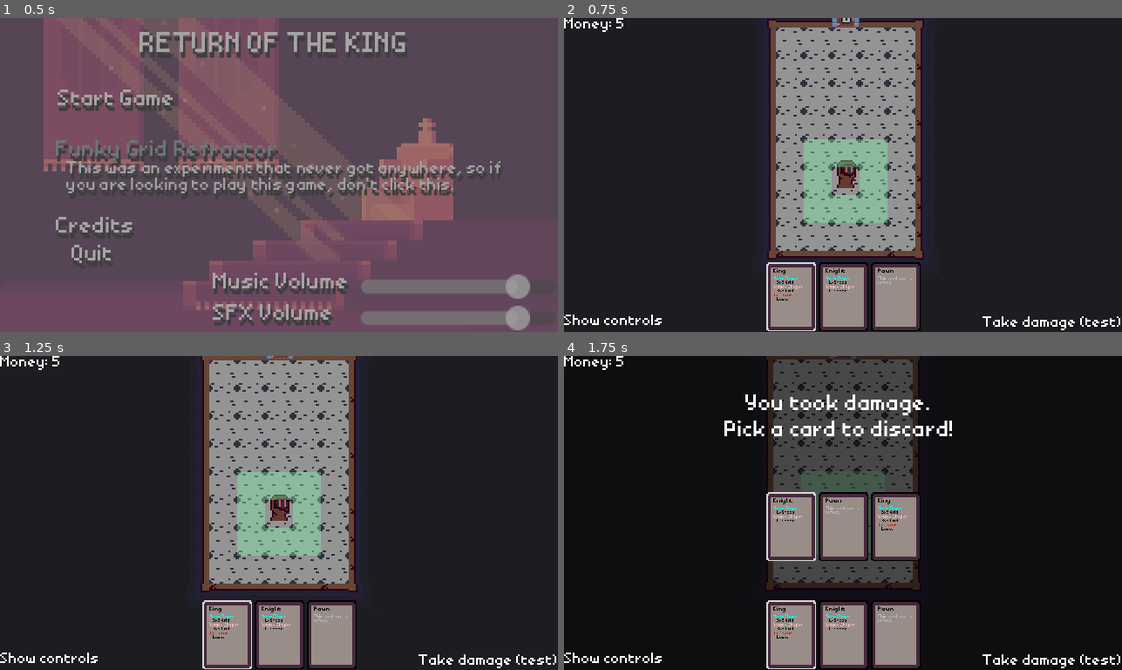
Above: before the commit, frames 1-4 (two rows, left to right).
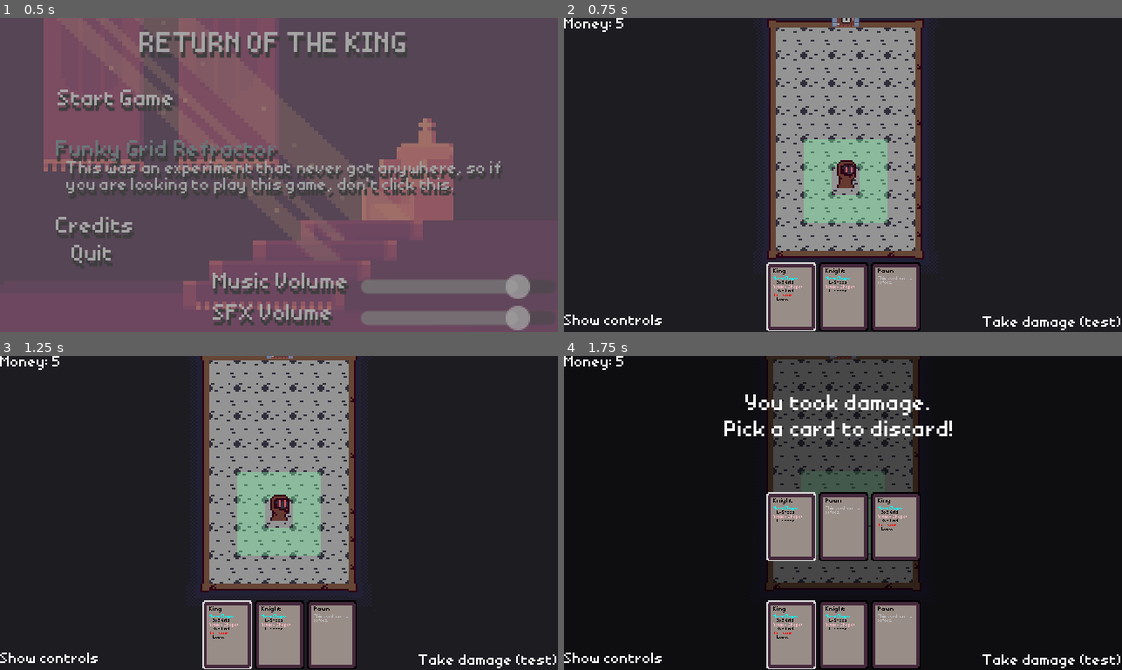
Above: after the commit, the same moments.

Repository: bonsaipropaganda/pass-the-game-jam-2024
Game: Godot game, scene res://ui/splash_screen/splash_screen.tscn
Two runs of this game, one before a commit and one after it. Both use one fixed random seed, a clock stepped at 60 frames per second and the inputs below. Video files are missing from this copy of the repository; at most half a second of black plays in their place. Sound files missing from this copy of the repository are replaced by a short silence.
Inputs:
- Up to frame 1 (0.5 s): no input
- Up to frame 2 (0.75 s): click "Start Game" at 0.5 s
- Up to frame 3 (1.25 s): no input
- Up to frame 4 (1.75 s): click "Take damage (test)" at 1.25 s

Frame 1 is identical in both runs. In frame 2, less than 0.1% of the frame differs, in the area x 48-53%, y 45-48%; in frame 3, less than 0.1%; in frame 4, nothing differs.

Commit message:
added spikes
I added spikes to the main room aka the money generator lol

It is dependent on the Game Manager's danger level.

Diff:
--- a/entities/Player/player.tscn
+++ b/entities/Player/player.tscn
@@ -152,6 +152,7 @@
 }
 
 [node name="Player" type="Node2D" groups=["player"]]
+z_index = 1
 script = ExtResource("1_1wplv")
 
 [node name="AnimationPlayer" type="AnimatedSprite2D" parent="."]
--- /dev/null
+++ b/entities/grid entities/spikes.gd
@@ -0,0 +1,9 @@
+extends Area2D
+
+func _ready():
+	$AnimatedSprite2D.play()
+
+
+func _on_area_entered(area):
+	if area.is_in_group("player_area"):
+		area.get_parent().take_damage()
--- /dev/null
+++ b/entities/grid entities/spikes.tscn
@@ -0,0 +1,68 @@
+[gd_scene load_steps=14 format=3 uid="uid://b3476yc4fdrnx"]
+
+[ext_resource type="Texture2D" uid="uid://cd2g7oua4uu62" path="res://gfx/terrain/floor/spikes_anim_f0.png" id="1_b4461"]
+[ext_resource type="Script" path="res://entities/grid entities/spikes.gd" id="1_rtlma"]
+[ext_resource type="Texture2D" uid="uid://d1pp0gfa17ymu" path="res://gfx/terrain/floor/spikes_anim_f1.png" id="2_7awod"]
+[ext_resource type="Texture2D" uid="uid://d2erhch12e27y" path="res://gfx/terrain/floor/spikes_anim_f2.png" id="3_sqbix"]
+[ext_resource type="Texture2D" uid="uid://hje7c8omm4kh" path="res://gfx/terrain/floor/spikes_anim_f3.png" id="4_ensot"]
+[ext_resource type="Texture2D" uid="uid://bkv54v5i0hfs5" path="res://gfx/terrain/floor/spikes_anim_f4.png" id="5_prrqg"]
+[ext_resource type="Texture2D" uid="uid://cfypffa16b4tw" path="res://gfx/terrain/floor/spikes_anim_f5.png" id="6_707hm"]
+[ext_resource type="Texture2D" uid="uid://bssbesbnhm1ul" path="res://gfx/terrain/floor/spikes_anim_f6.png" id="7_fy3e0"]
+[ext_resource type="Texture2D" uid="uid://bj0220jlvrgbg" path="res://gfx/terrain/floor/spikes_anim_f7.png" id="8_4mhew"]
+[ext_resource type="Texture2D" uid="uid://cv75opqra3yi" path="res://gfx/terrain/floor/spikes_anim_f8.png" id="9_106gf"]
+[ext_resource type="Texture2D" uid="uid://37aeuj282lst" path="res://gfx/terrain/floor/spikes_anim_f9.png" id="10_bej5n"]
+
+[sub_resource type="SpriteFrames" id="SpriteFrames_sily8"]
+animations = [{
+"frames": [{
+"duration": 1.0,
+"texture": ExtResource("1_b4461")
+}, {
+"duration": 1.0,
+"texture": ExtResource("2_7awod")
+}, {
+"duration": 1.0,
+"texture": ExtResource("3_sqbix")
+}, {
+"duration": 1.0,
+"texture": ExtResource("4_ensot")
+}, {
+"duration": 1.0,
+"texture": ExtResource("5_prrqg")
+}, {
+"duration": 1.0,
+"texture": ExtResource("6_707hm")
+}, {
+"duration": 1.0,
+"texture": ExtResource("7_fy3e0")
+}, {
+"duration": 1.0,
+"texture": ExtResource("8_4mhew")
+}, {
+"duration": 1.0,
+"texture": ExtResource("9_106gf")
+}, {
+"duration": 1.0,
+"texture": ExtResource("10_bej5n")
+}],
+"loop": true,
+"name": &"default",
+"speed": 5.0
+}]
+
+[sub_resource type="RectangleShape2D" id="RectangleShape2D_nv1r8"]
+size = Vector2(12, 12)
+
+[node name="Spikes" type="Area2D"]
+collision_layer = 0
+collision_mask = 4
+script = ExtResource("1_rtlma")
+
+[node name="AnimatedSprite2D" type="AnimatedSprite2D" parent="."]
+sprite_frames = SubResource("SpriteFrames_sily8")
+frame_progress = 0.547233
+
+[node name="CollisionShape2D" type="CollisionShape2D" parent="."]
+shape = SubResource("RectangleShape2D_nv1r8")
+
+[connection signal="area_entered" from="." to="." method="_on_area_entered"]
--- a/rooms/castle_money_generator.gd
+++ b/rooms/castle_money_generator.gd
@@ -26,7 +26,7 @@
 	var exit_room: Rect2i = rooms.pick_random()
 	var treasure_room: Rect2i = rooms.pick_random()
 	var fight_rooms: Array[Rect2i] = []
-	for i in danger_level:
+	for i in Global.game_manager.danger_level:
 		fight_rooms.append(rooms.pick_random())
 
 	var result := RoomData.new()
@@ -100,6 +100,8 @@
 
 	result.scenes[Global.rand_point_in_rect(start_room)] = preload("res://entities/Player/player.tscn").instantiate()
 	result.scenes[Global.rand_point_in_rect(treasure_room)] = preload("res://entities/grid entities/chest.tscn").instantiate()
+	for i in danger_level:
+		result.scenes[Global.rand_point_in_rect(treasure_room)] = preload("res://entities/grid entities/spikes.tscn").instantiate()
 
 	var enemy_count = 1
 	for i in fight_rooms:
